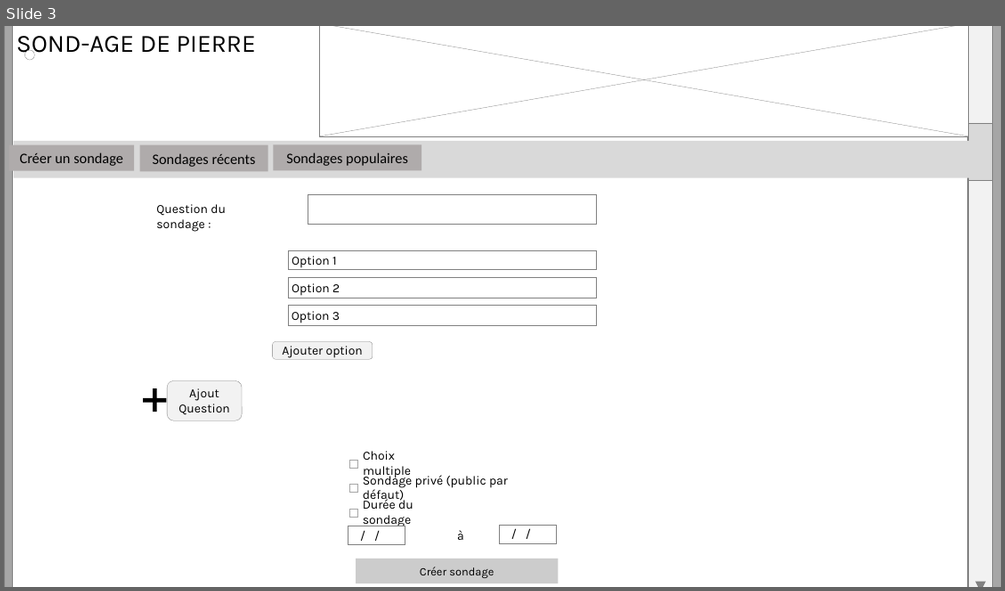
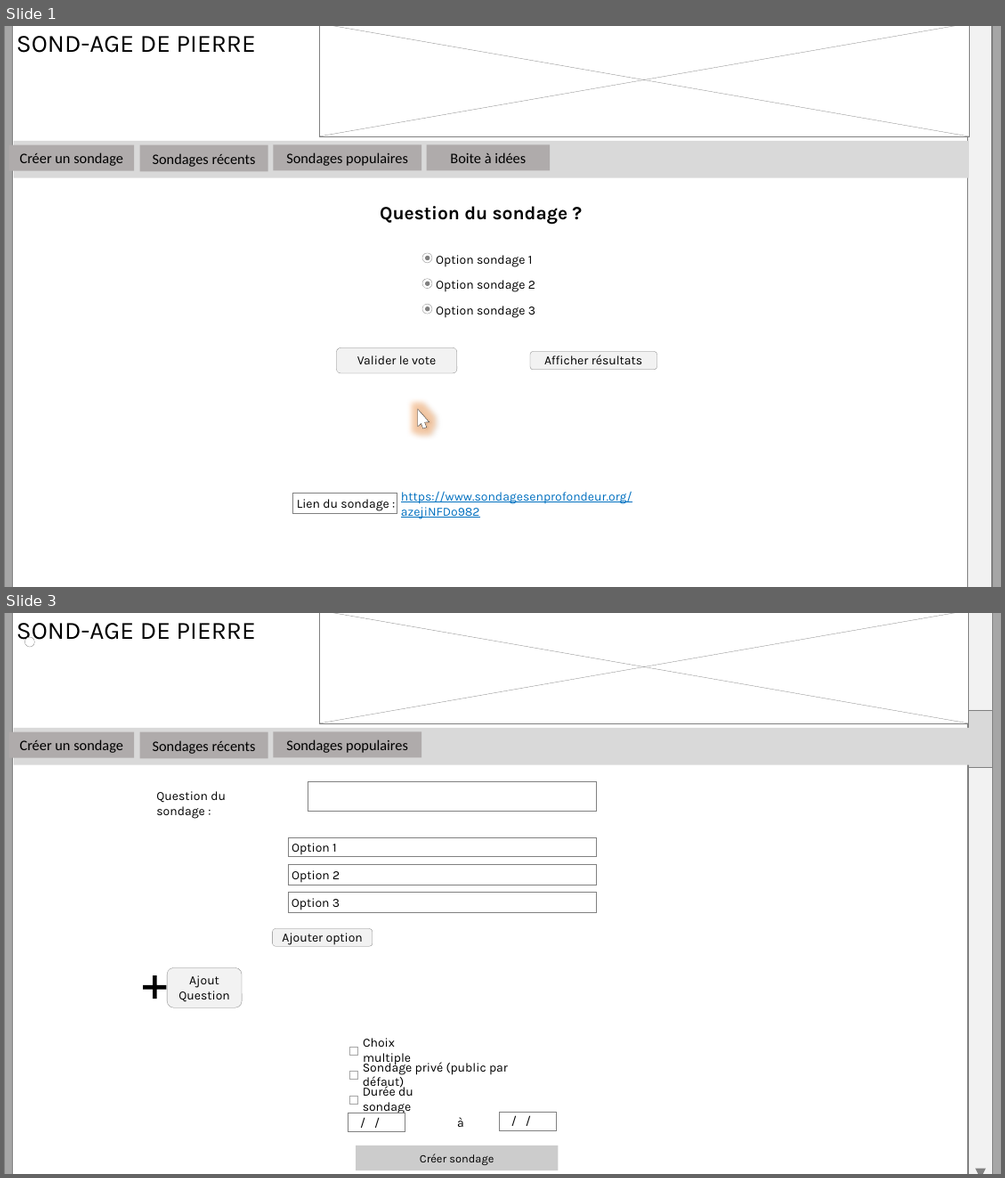
Before and after one commit to Benoroth/Projet-1-Sondage, a slide deck: Maquettage.pptx. Shown one above the other, each under a label of ours: slide 3 before the commit, slides 1 and 3 after it; the slides between them are not shown. The pictures are 1005x591 and 1005x1178 pixels, drawn with LibreOffice and Linux fonts; fonts in the diff are those of the drawing; background and template pictures are left out. Boxes give left, top, right and bottom in pixels: in the first picture for what was removed or moved away, otherwise in the second. Text is boxed around its words. In the diff, an @@ line names an element or a change of style, - is before the commit and + after.

Commit message:
Avant ajout boite a idee

```diff
--- a/Maquettage.pptx
+++ b/Maquettage.pptx
@@ slide 1 added at <box>4,26,1001,587</box>, background #FFFFFF; not listed: 12 template elements that a slide beside it also shows @@
@@ rectangle added at <box>427,145,550,171</box>, fill #AFABAB, 14 pt, text #000000 @@
+Boite à idées
@@ text added at <box>380,206,568,224</box>, 18 pt, text #000000, bold @@
+Question du sondage ?
@@ ellipse added at <box>423,253,432,263</box>, fill #FFFFFF, outline #808080 0.25 pt @@
@@ ellipse added at <box>425,256,429,260</box>, fill #808080 @@
@@ text added at <box>436,255,533,267</box>, 12 pt, text #000000 @@
+Option sondage 1
@@ ellipse added at <box>423,279,432,289</box>, fill #FFFFFF, outline #808080 0.25 pt @@
@@ ellipse added at <box>425,281,429,286</box>, fill #808080 @@
@@ text added at <box>436,280,535,292</box>, 12 pt, text #000000 @@
+Option sondage 2
@@ ellipse added at <box>423,305,432,313</box>, fill #FFFFFF, outline #808080 0.25 pt @@
@@ ellipse added at <box>425,306,429,311</box>, fill #808080 @@
@@ text added at <box>436,305,535,318</box>, 12 pt, text #000000 @@
+Option sondage 3
@@ rounded rectangle added at <box>337,347,457,373</box>, fill #F2F2F2, outline #808080 0.25 pt, 12 pt, text #000000 @@
+Valider le vote
@@ rounded rectangle added at <box>531,351,657,370</box>, fill #F2F2F2, outline #808080 0.25 pt, 12 pt, text #000000 @@
+Afficher résultats
@@ freeform shape added at <box>413,407,431,430</box>, fill #FFFFFF, outline #262626 0.25 pt @@
@@ rectangle added at <box>292,492,396,513</box>, fill #FFFFFF, outline #808080 0.25 pt, 12 pt, text #000000 @@
+Lien du sondage :
@@ text added at <box>401,491,632,519</box>, 12 pt, text #0070C0, underline @@
+https://www.sondagesenprofondeur.org/azejiNFDo982
```
Also in this commit, not shown: 1 slide removed.
